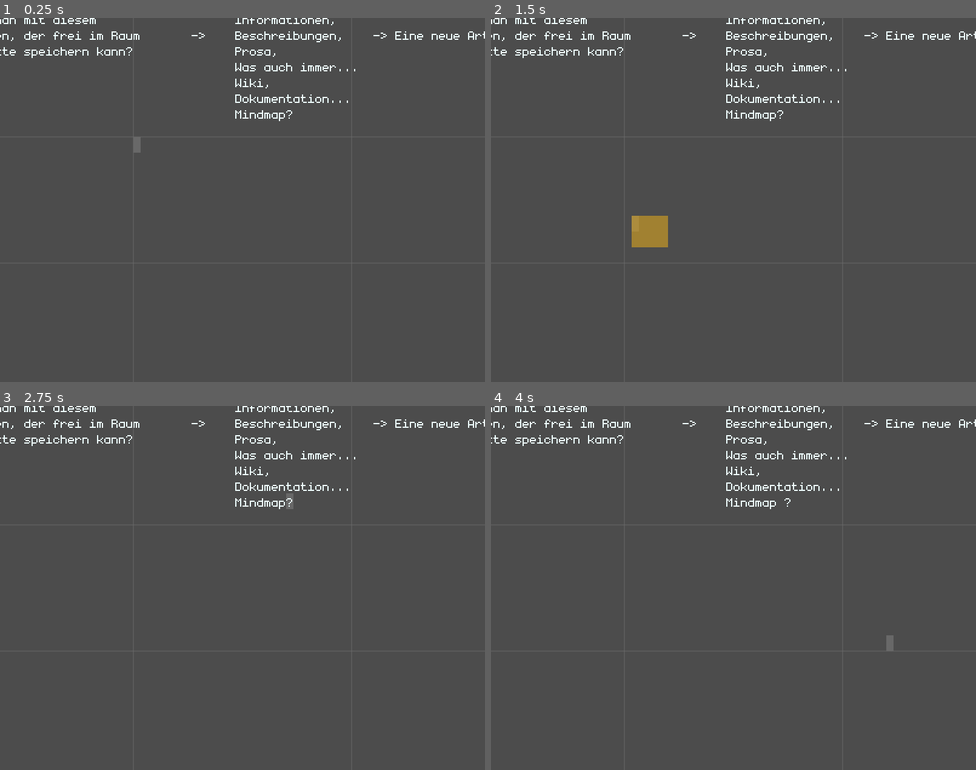
Above: before the commit, frames 1-4 (two rows, left to right).
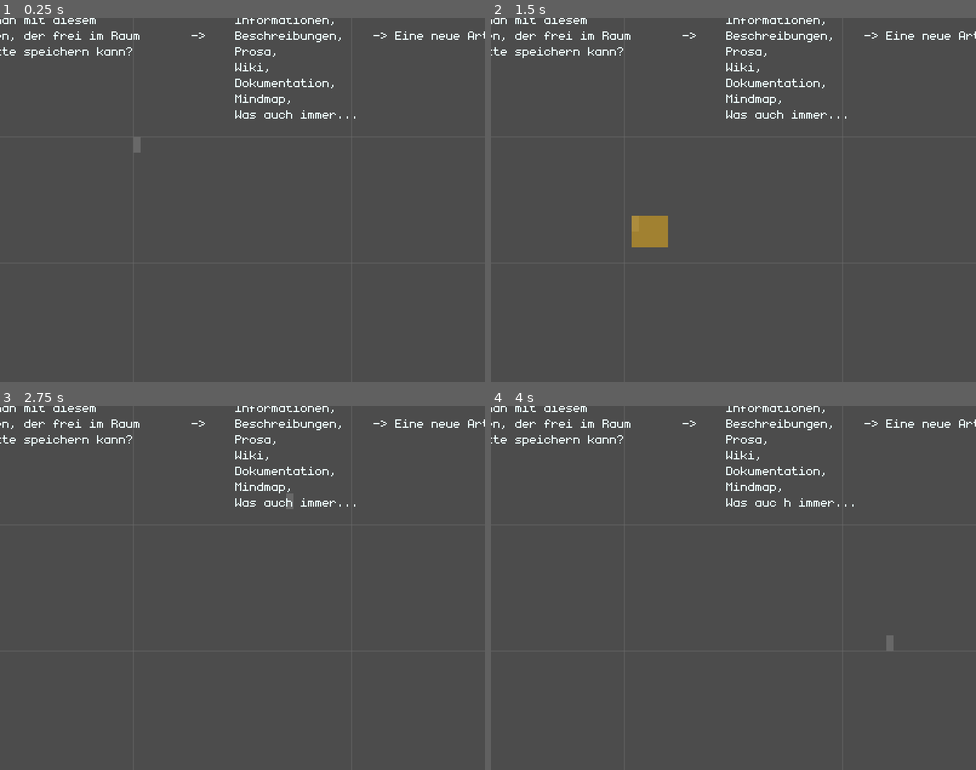
Above: after the commit, the same moments.

Repository: slapslash/TextMap
Game: Godot game, scene res://TextMap.tscn
Two runs of this game, one before a commit and one after it. Both use one fixed random seed, a clock stepped at 60 frames per second and the inputs below.
Inputs (mouse positions are in pixels of both pictures, inside the frame that each line leads up to):
- Up to frame 1 (0.25 s): no input
- Up to frame 2 (1.5 s): tap Enter at 0.5, 0.6 s; move the mouse to (840, 181) at 0.52 s; hold Right 0.53-1.25 s; click (840, 181) at 0.67 s; tap Space at 0.77, 1.25 s; drag from (636, 218) to (709, 272) at 1.27 s
- Up to frame 3 (2.75 s): tap Enter at 2 s; move the mouse to (291, 507) at 2.02 s; hold Right from 2.03 s (still down); tap Delete at 2.1 s; click (291, 507) at 2.17 s
- Up to frame 4 (4 s): release Right at 2.75 s; tap Space at 2.75, 3.77 s; drag from (709, 660) to (588, 533) at 2.77 s; tap Enter at 3.5, 3.6 s; move the mouse to (879, 642) at 3.52 s; hold Left from 3.53 s (still down); click (879, 642) at 3.67 s

The runs differ from the first frame. In frame 1, 0.5% of the frame differs, in the area x 48-74%, y 12-29%; in frame 2, 0.5%; in frame 3, 0.5%; in frame 4, 0.5%.

Commit message:
move input handling from Selection.gd to Inputs.gd.

Diff:
--- a/Inputs.gd
+++ b/Inputs.gd
@@ -1,7 +1,7 @@
 extends Node2D
 
 onready var cursor: Polygon2D
-
+onready var selection = $Selection
 
 func _ready():
 	_init_cursor()
@@ -15,6 +15,12 @@
 				var mpos = Global.get_cell_from_mouse_pos()
 				Global.cell = mpos
 				_update_cursor()
+				selection.on_left_mouse_button_pressed()
+		elif not event.pressed:
+			if event.button_index == BUTTON_LEFT:
+				selection.on_left_mouse_button_released()
+	elif event is InputEventMouseMotion:
+		selection.on_mouse_motion()
 
 	elif event is InputEventKey and event.pressed:
 		var add = Vector2(0, 0)
@@ -28,6 +34,18 @@
 				add.y = -1
 			KEY_DOWN:
 				add.y = 1
+			50331665:
+				# Shift+Right
+				pass
+			50331663:
+				# Shift+Left
+				pass
+			50331664:
+				# Shift+Up
+				pass
+			50331666:
+				# Shift+Down
+				pass
 			KEY_ESCAPE:
 				print("escape pressed")
 			KEY_ENTER, KEY_KP_ENTER:
@@ -57,7 +75,7 @@
 			268435539: # Control+S
 				print('saving')
 				Global.save_matrix()
-#				Global.save_as_godot_scene()
+				# Global.save_as_godot_scene()
 			_:
 				var ch = OS.get_scancode_string(scm)
 				var last_input = char(event.unicode)
--- a/Selection.gd
+++ b/Selection.gd
@@ -11,48 +11,47 @@
 func _process(_delta):
 	update()
 
-func _input(event):
-	if event is InputEventMouseButton:
-		if event.pressed:
-			if event.button_index == BUTTON_LEFT:
-				var mpos = Global.get_cell_from_mouse_pos()
-				if not mpos in selected_cells:
-					# start a new selection
-					_start = mpos
-					_end = null
-					_select_from_mouse = true
-				else:
-					_drag_start = mpos
-					Global.start_dragging()
 
-		elif not event.pressed:
-			if event.button_index == BUTTON_LEFT:
-				if _select_from_mouse:
-					# after the releasing LMB, the current selection will
-					# not change anymore, if mouse is moved.
-					_select_from_mouse = false
-				else:
-					# if select from mouse is already false, LMB has been
-					# released again and if or if not selection had been
-					# interacted with: reset it.
-					_start = null
-					_end = null
-					_drag_start = null
-					_drag_offset = Vector2.ZERO
-				_set_selected_cells()
+func on_left_mouse_button_pressed():
+	var mpos = Global.get_cell_from_mouse_pos()
+	if not mpos in selected_cells:
+		# start a new selection
+		_start = mpos
+		_end = null
+		_select_from_mouse = true
+	else:
+		_drag_start = mpos
+		Global.start_dragging()
 
 
-	elif event is InputEventMouseMotion:
-		if _select_from_mouse:
-			# change selection if mouse is moved and LMB still held.
-			var mpos = Global.get_cell_from_mouse_pos()
-			if mpos != _end or _end == null:
-				_end = mpos
-		elif _drag_start != null:
-			var offset = Global.get_cell_from_mouse_pos() - _drag_start
-			if offset != _drag_offset:
-				_drag_offset = offset
-				Global.drag_cells(selected_cells, _drag_offset)
+func on_left_mouse_button_released():
+	if _select_from_mouse:
+		# after the releasing LMB, the current selection will
+		# not change anymore, if mouse is moved.
+		_select_from_mouse = false
+	else:
+		# if select from mouse is already false, LMB has been
+		# released again and if or if not selection had been
+		# interacted with: reset it.
+		_start = null
+		_end = null
+		_drag_start = null
+		_drag_offset = Vector2.ZERO
+	_set_selected_cells()
+
+
+func on_mouse_motion():
+	if _select_from_mouse:
+		# change selection if mouse is moved and LMB still held.
+		var mpos = Global.get_cell_from_mouse_pos()
+		if mpos != _end or _end == null:
+			_end = mpos
+	elif _drag_start != null:
+		var offset = Global.get_cell_from_mouse_pos() - _drag_start
+		if offset != _drag_offset:
+			_drag_offset = offset
+			Global.drag_cells(selected_cells, _drag_offset)
+
 
 func _set_selected_cells():
 	selected_cells = PoolVector2Array()
Not shown, changed: saved_matrix.txt
